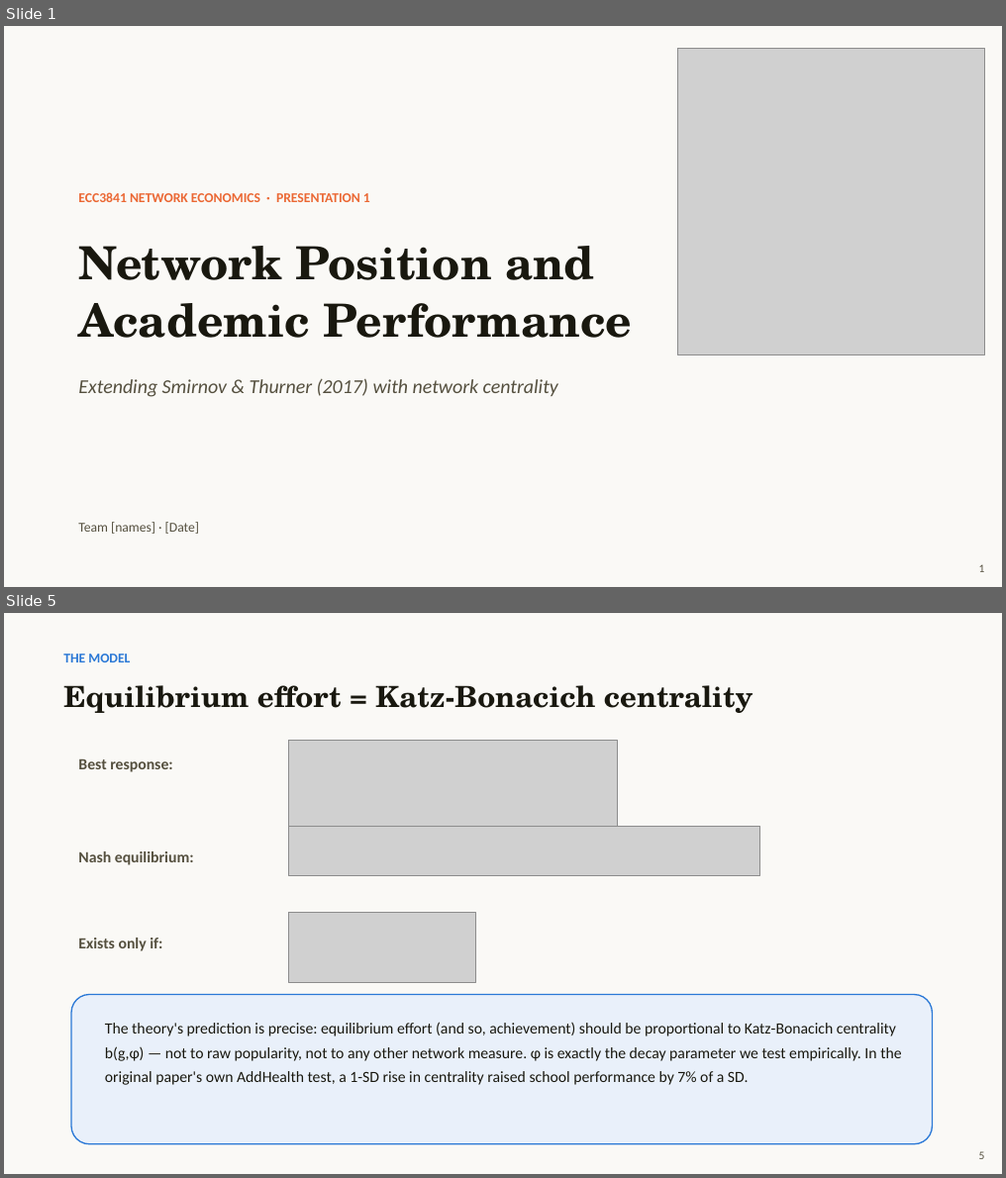
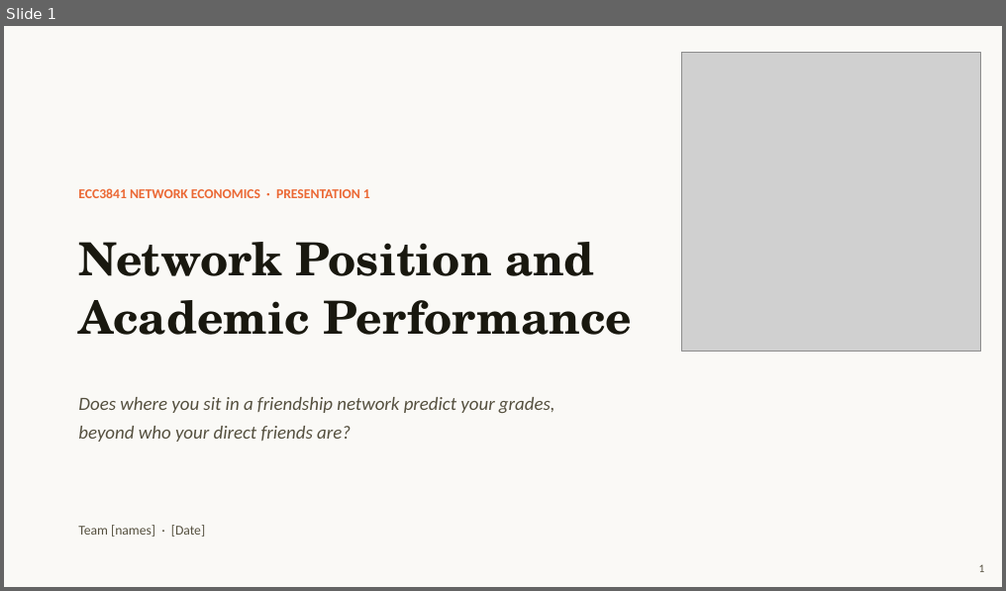
Before and after one commit to TingyingHuang/ECC3841-network-position-and-academic-performance, a slide deck: slides/Presentation1.pptx. Shown one above the other, each under a label of ours: slides 1 and 5 before the commit, slide 1 after it; the slides between them are not shown. The pictures are 1006x1178 and 1006x591 pixels, drawn with LibreOffice and Linux fonts; fonts in the diff are those of the drawing; grey boxes stand for pictures. Boxes give left, top, right and bottom in pixels: in the first picture for what was removed or moved away, otherwise in the second. Text is boxed around its words. In the diff, an @@ line names an element or a change of style, - is before the commit and + after.

```diff
--- a/slides/Presentation1.pptx
+++ b/slides/Presentation1.pptx
@@ slide 5 removed at [4, 613, 1002, 1174], background #FFFFFF @@
@@ rectangle removed at [4, 613, 1002, 1174] @@
@@ text removed at [63, 654, 130, 663] @@
-THE MODEL
@@ text removed at [63, 685, 753, 713] @@
-Equilibrium effort = Katz-Bonacich centrality
@@ text removed at [78, 760, 172, 772] @@
-Best response:
@@ picture removed at [288, 741, 618, 827] @@
@@ picture removed at [288, 827, 760, 875] @@
@@ text removed at [78, 852, 194, 865] @@
-Nash equilibrium:
@@ text removed at [78, 938, 162, 952] @@
-Exists only if:
@@ picture removed at [288, 912, 475, 983] @@
@@ rounded rectangle removed at [71, 995, 933, 1145] @@
@@ text removed at [105, 1022, 901, 1085] @@
-The theory's prediction is precise: equilibrium effort (and so, achievement) should be proportional to Katz-Bonacich centrality b(g,φ) — not to raw popularity, not to any other network measure. φ is exactly the decay parameter we test empirically. In the original paper's own AddHealth test, a 1-SD rise in centrality raised school performance by 7% of a SD.
@@ text removed at [979, 1152, 985, 1159] @@
-5
@@ slide 1 changed as well @@
@@ picture: place and size @@
-picture at [678, 49, 985, 356]
+picture at [681, 52, 981, 352]
@@ text "ECC3841 NETWORK ECONOMICS · PRESENTATION ...": place and size @@
-text "ECC3841 NETWORK ECONOMICS · PRESENTATION ..." at [78, 192, 370, 202]
+text "ECC3841 NETWORK ECONOMICS · PRESENTATION ..." at [78, 188, 370, 198]
@@ text "Network Position and": place and size @@
-text "Network Position and" at [78, 246, 632, 338]
+text "Network Position and" at [78, 242, 632, 335]
@@ text at [78, 397, 555, 442]: text changed; size 19 to 18 pt @@
-Extending Smirnov & Thurner (2017) with network centrality
+Does where you sit in a friendship network predict your grades,
+beyond who your direct friends are?
@@ text "Team [names] · [Date]" rewrapped from [78, 522, 199, 534] to [78, 525, 205, 537] @@
```
Also in this commit, not shown: 3 other slides changed, 8 slides added, 4 other slides removed, 9 other files.
